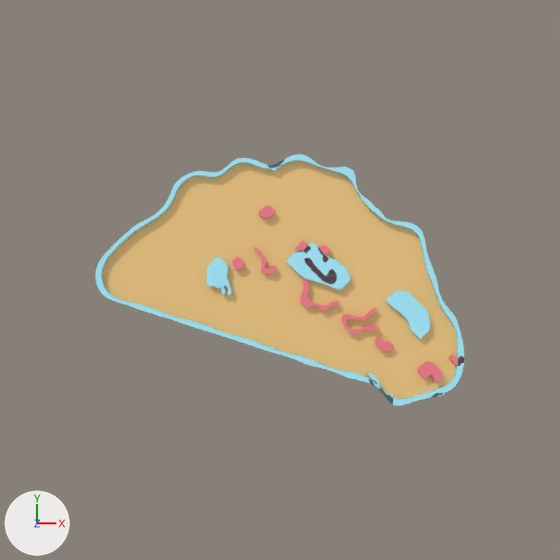
A saved change to the Blender file beads/filibertos-taco/print/filibertos-taco_charm.blend.
The view is the same before and after, from the file's camera 'Camera'. Arrows for +X, +Y and +Z are at lower left; the lights stay in place. The picture after the commit comes second.

Objects in the first picture: 'DecorationLettuceLine', 'DecorationLettuceVeins', 'DecorationSilhouette', 'Top'.
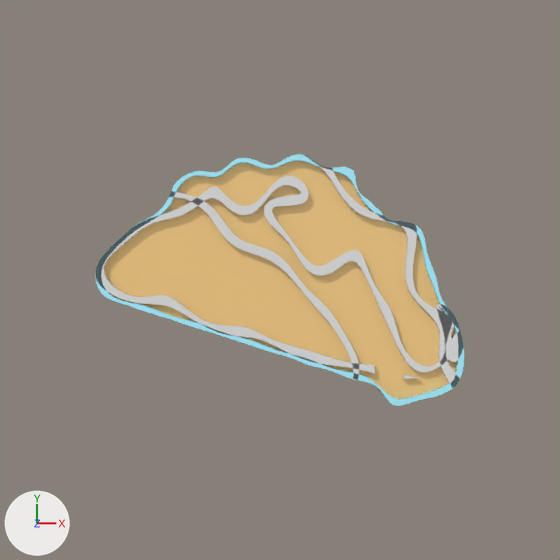
Boxes (x1, y1, x2, y2) around the edits, measured in the pictures (560 x 560 px; the box of a moved part takes in the faces that stretch with it):
'DecorationShell', added
    after: (96, 176, 463, 379)
'DecorationLettuceVeins', deleted
    before: (232, 206, 465, 383)
part 1 of me_curve_028, deleted
    before: (368, 373, 393, 403)
part 2 of me_curve_028, deleted (cyan)
    before: (207, 257, 232, 295)
part 3 of me_curve_028, deleted
    before: (268, 161, 284, 171)
part 4 of me_curve_028, moved or reshaped
    before: (287, 242, 430, 339)
    after: (171, 156, 460, 387)

The edits, one by one:
Material 'DecorationLettuceMat' (mat_decorationlettucemat) is new.
Its base color is (0.7, 0.7, 0.7) (light grey #dadada).
Material 'DecorationShellMat' (mat_decorationshellmat) is new.
Its base color is (0.7, 0.7, 0.7) (light grey #dadada).
me_curve_028 is used by ob_decorationlettuceline; location (0.0, 0.0, 2.51).
me_curve_028 had 894 vertices, 1177 faces and spanned x -5.0..11.2, y -8.4..8.2, z 0.0..0.4.
me_curve_028 no longer uses material mat_decorationlettucelinemat (cyan #a2ecff).
me_curve_028 now has 770 vertices, 975 faces and spans x -7.5..12.2, y -7.4..8.5, z 0.0..0.4.
me_curve_028 part 1: the loose piece of 180 vertices spanning x 6.0..7.7, y -8.4..-6.3, z 0.0..0.4 is deleted.
me_curve_028 part 2: the loose piece of 162 vertices spanning x -5.0..-3.3, y -1.0..1.6, z 0.0..0.4 is deleted.
me_curve_028 part 3: the loose piece of 66 vertices spanning x -0.9..0.3, y 7.4..8.2, z 0.0..0.4 is deleted.
me_curve_028 part 4: 2 vertices moved within x 0.5, y 1.1, z 0.0..0.4; 390 vertices removed from x 0.5..10.2, y -4.0..2.5, z 0.0..0.4; 760 vertices added at x -7.5..12.2, y -7.4..8.5, z 0.0..0.4.
Other edits to the shape of me_curve_028 do not show in these pictures.
me_curve_028 gains material mat_decorationlettucemat (light grey #dadada).
Mesh me_curve_054 is new.
It has 1473 vertices, 1918 faces and spans x -12.5..12.4, y -6.7..7.1, z 0.0..0.4.
It uses material mat_decorationshellmat (light grey #dadada).
Object 'DecorationLettuceVeins' (ob_decorationlettuceveins) is deleted.
Object 'DecorationShell' (ob_decorationshell) is new; it shows me_curve_054.
Its location is (0.0, 0.0, 2.51).
